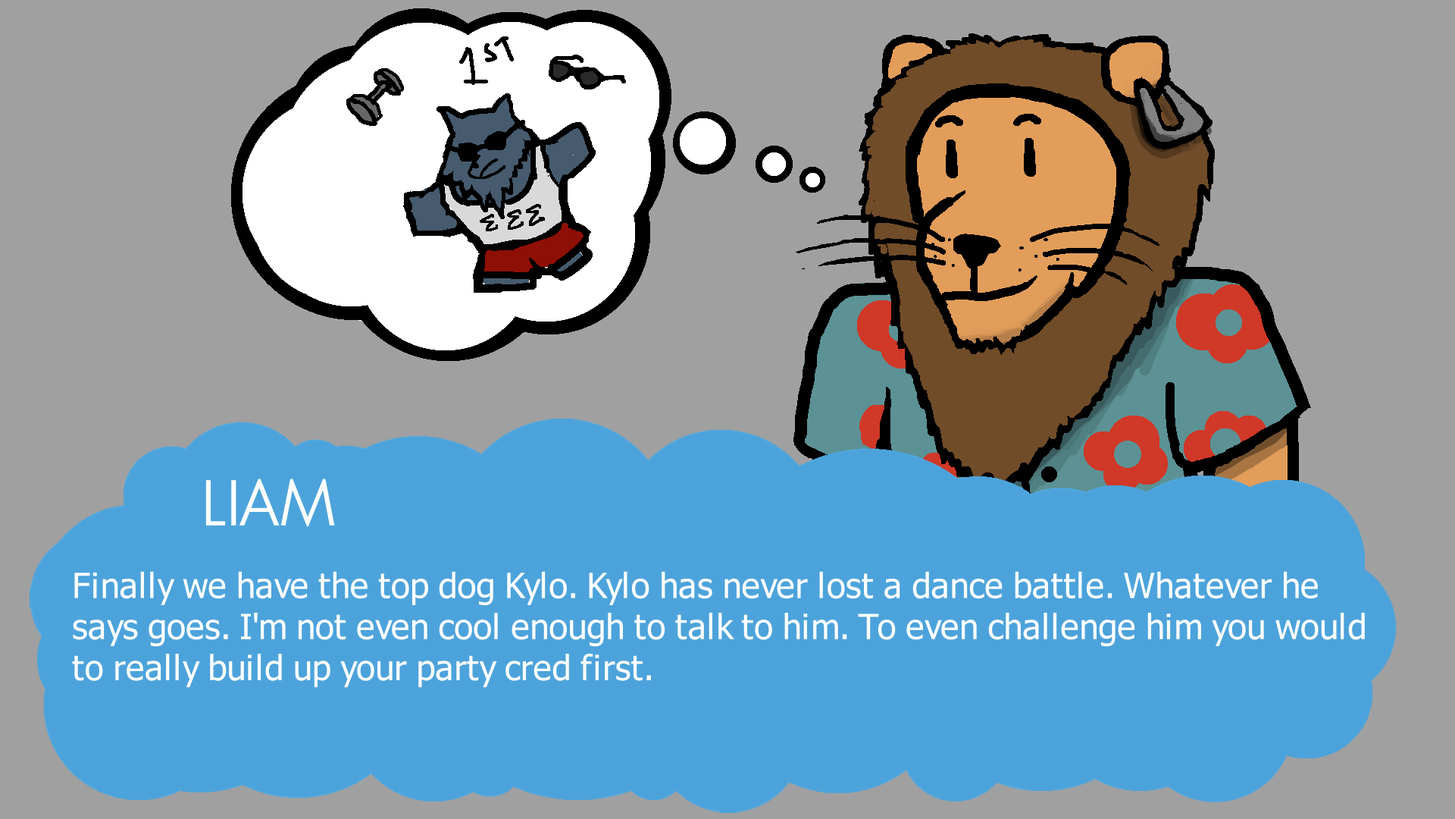
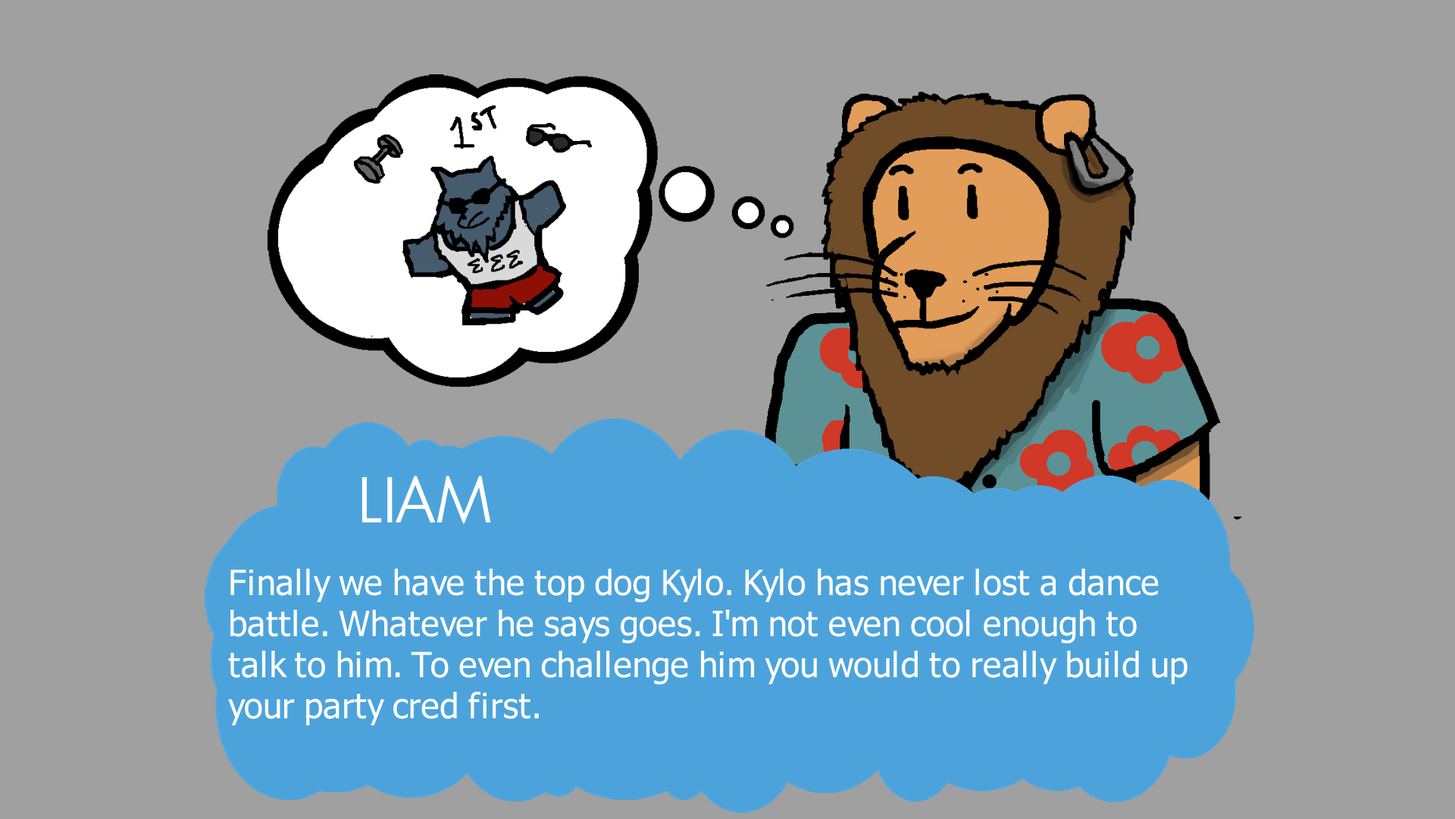
Layered file, before and after one edit (1455 x 819). Changes by layer:
removed layer "Paint Layer 1" over [29, 339, 1397, 813]
added group "Group 3" with 2 layers above "Group 2" over [204, 391, 1272, 813]
added layer "Bubble" in group "Group 3" over [204, 391, 1272, 813]
painted on "Shadow" (1st of 2, in "Group 2") over [582, 9, 1397, 680]
painted on "Lines Merged" (1st of 4, in "Group 2") over [194, 8, 1380, 583]
painted on "Lines Merged" (2nd of 4, in "Group 2") over [776, 33, 1380, 583]
painted on "Color" (1st of 2, in "Group 2") over [97, 8, 1359, 534]
added group "Group 2" (2nd of 2) with 5 layers above "Background" over [242, 8, 1397, 680]
added layer "Shadow" (2nd of 2, in "Group 2") in group "Group 2" over [873, 97, 1213, 506]
added layer "Lines Merged" (3rd of 4, in "Group 2") in group "Group 2" over [242, 8, 1397, 680]
added layer "Lines Merged" (4th of 4, in "Group 2") in group "Group 2" over [727, 48, 1262, 534]
added layer "Color" (2nd of 2, in "Group 2") in group "Group 2" over [242, 48, 1213, 527]
painted on "Background" (1st of 2) over [29, 8, 1397, 813]
